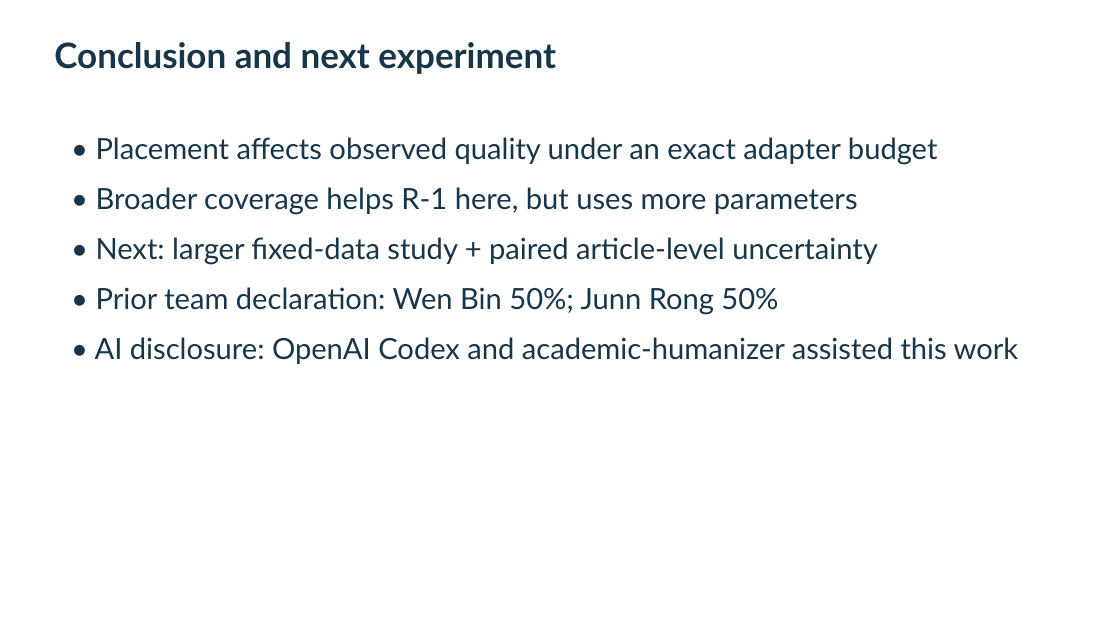
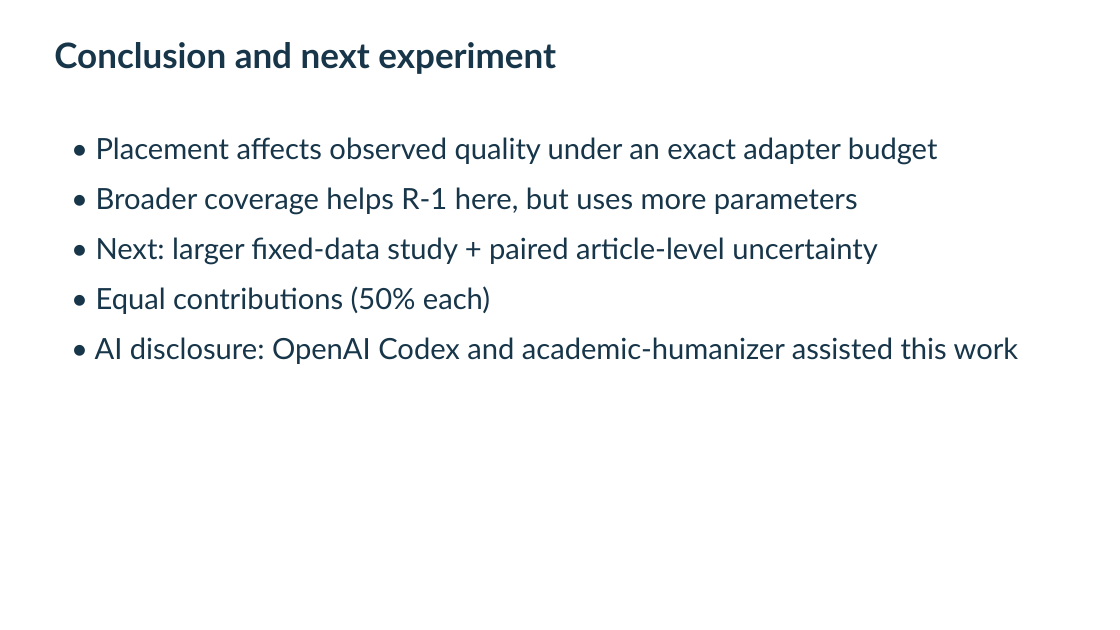
Before and after one commit to wenbin05/DeepLearningP08, a slide deck: slide 16 of deliverables/final/Group04_Slides.pptx. Drawn at 1120x630 pixels with LibreOffice and Linux fonts; fonts in the diff are those of the drawing. Boxes give left, top, right and bottom in pixels: in the first picture for what was removed or moved away, otherwise in the second. Text is boxed around its words. In the diff, an @@ line names an element or a change of style, - is before the commit and + after.

Commit message:
Confirm equal contributions and simplify the AI disclosure

```diff
--- a/deliverables/final/Group04_Slides.pptx
+++ b/deliverables/final/Group04_Slides.pptx
@@ text at box(96, 286, 490, 314): text changed @@
-• Prior team declaration: Wen Bin 50%; Junn Rong 50%
+• Equal contributions (50% each)
```
Also in this commit, not shown: 11 other files.
